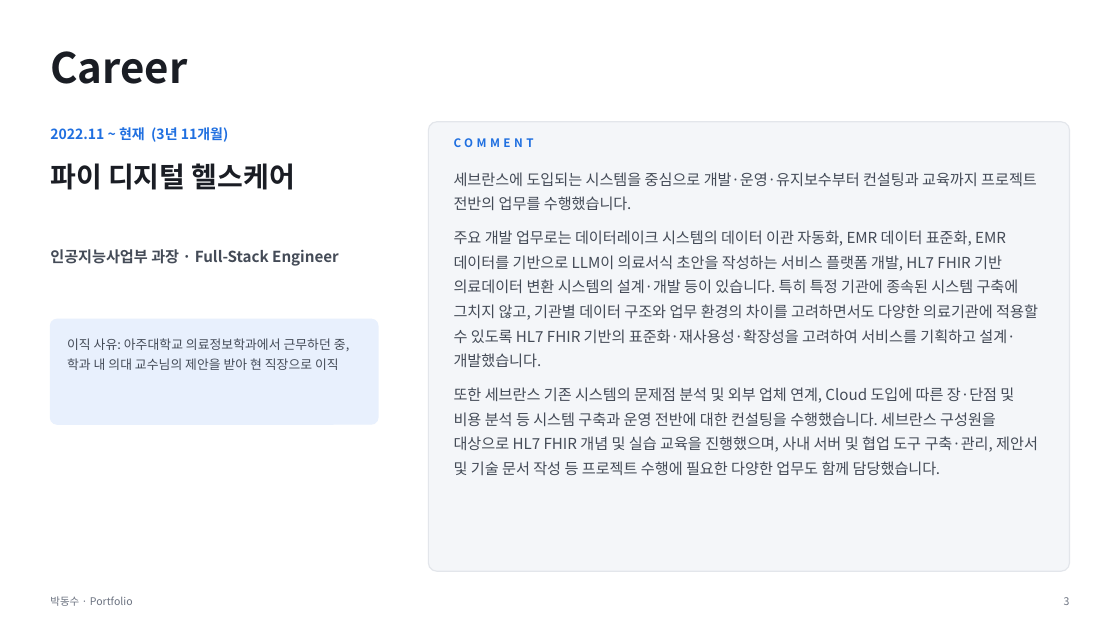
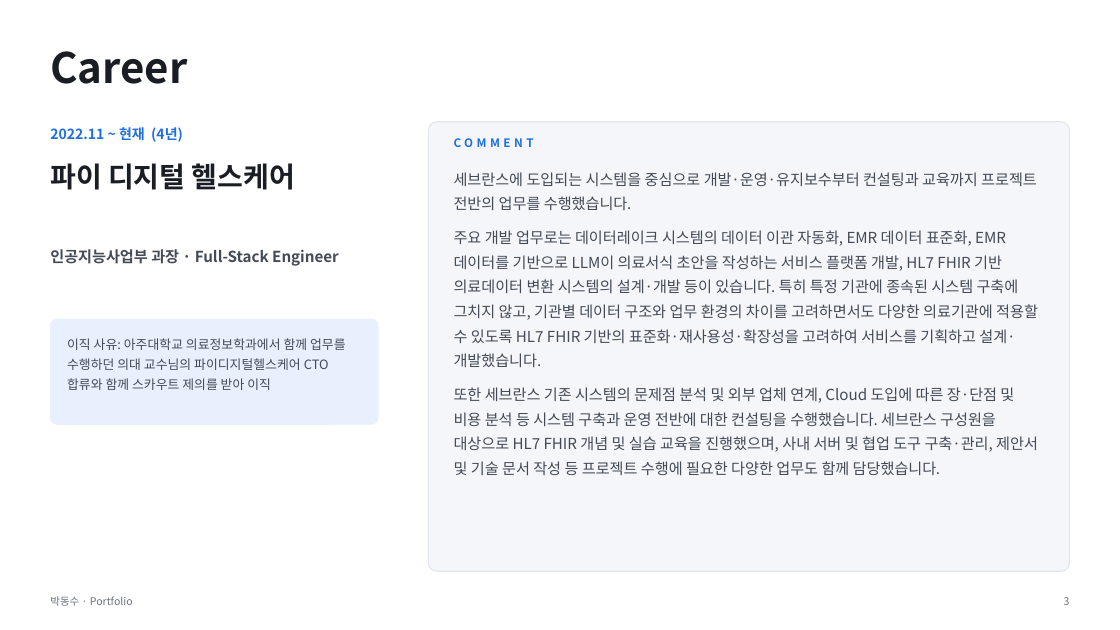
Before and after one commit to parkdongsu/parkdongsu.github.io, a slide deck: slide 3 of assets/Dongsu_Park_Portfolio.pptx. Drawn at 1120x630 pixels with LibreOffice and Linux fonts; fonts in the diff are those of the drawing. Boxes give left, top, right and bottom in pixels: in the first picture for what was removed or moved away, otherwise in the second. Text is boxed around its words. In the diff, an @@ line names an element or a change of style, - is before the commit and + after.

```diff
--- a/assets/Dongsu_Park_Portfolio.pptx
+++ b/assets/Dongsu_Park_Portfolio.pptx
@@ text at bbox=[50, 127, 183, 142]: text changed @@
-2022.11 ~ 현재 (3년 11개월)
+2022.11 ~ 현재 (4년)
@@ text at bbox=[67, 338, 345, 390]: text changed @@
-이직 사유: 아주대학교 의료정보학과에서 근무하던 중, 학과 내 의대 교수님의 제안을 받아 현 직장으로 이직
+이직 사유: 아주대학교 의료정보학과에서 함께 업무를 수행하던 의대 교수님의 파이디지털헬스케어 CTO 합류와 함께 스카우트 제의를 받아 이직
```
Also in this commit, not shown: 1 other slide changed, 2 other files.
